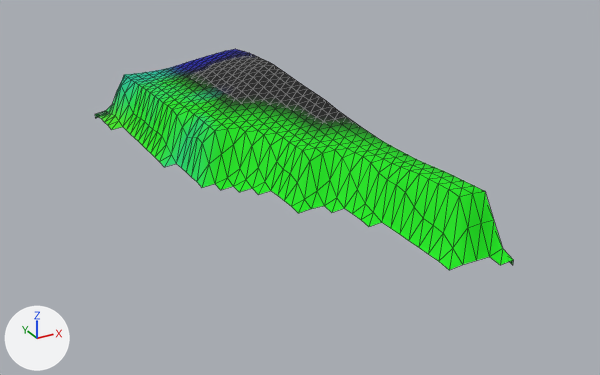
Renders of the glTF model dushanbe_city/assets/terrain/coast_-800_400_400.glb from each side of a commit.
Rendered twice from a camera (50 mm lens) standing at (-528.5, -684.4, 92.4) and looking at (-425.8, -497.8, -0.9). Lighting does not change. The marker at lower left points along +X, +Y and +Z. The older version comes first. Mesh edges are drawn as thin lines. Vertices at exactly the same position are counted once.

Script lines for the objects in view, before the commit:
```python
me_terrain = bpy.data.meshes.new('terrain')
me_terrain.from_pydata(...)  # 480 vertices, 848 faces; spans x 144.0..200.0, y 44.0..200.0, z -5.0..15.0
me_terrain.materials.append(mat_terrain)
ob_terrain = bpy.data.objects.new('terrain', me_terrain)
ob_terrain.location = (-600.0, -600.0, 0.0)
```
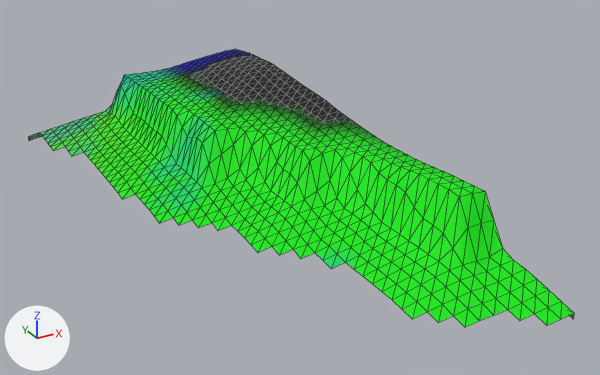
What changed in the scene script:
```text
Change me_terrain:
    used by ob_terrain; location = (-600.0, -600.0, 0.0)
    remove me_terrain.from_pydata(...)  # 480 vertices, 848 faces; spans x 144.0..200.0, y 44.0..200.0, z -5.0..15.0
    add me_terrain.from_pydata(...)  # 714 vertices, 1296 faces; spans x 120.0..200.0, y 24.0..200.0, z -9.0..15.0
    me_terrain part 1
    25 faces are deleted
    29 vertices are added at x 120.0..200.0, y 24.0..200.0, z -9.0..-3.0
    54 new vertices lie (-4.0, -4.0, -1.0) away from vertices in x 144.0..200.0, y 44.0..200.0, z -3.0
    37 new vertices lie (-4.0, -4.0, -1.0) away from vertices in x 140.0..196.0, y 40.0..184.0, z -4.0
    33 new vertices lie (-4.0, -4.0, -1.0) away from vertices in x 136.0..192.0, y 36.0..180.0, z -5.0
    31 new vertices lie (-4.0, 0.0, -1.0) away from vertices in x 132.0..192.0, y 32.0..200.0, z -6.0..-3.0
    26 new vertices lie (-4.0, 0.0, 0.0) away from vertices in x 132.0..184.0, y 32.0..200.0, z -7.0..-4.0
    15 new vertices lie (-4.0, 0.0, -1.0) away from vertices in x 132.0..140.0, y 124.0..200.0, z -6.0..-4.0
    9 new vertices lie (-4.0, 0.0, -1.0) away from vertices in x 128.0..136.0, y 156.0..200.0, z -7.0..-5.0
    473 new faces join them
```

Pixel boxes (x1, y1, x2, y2) of what changed, in the pictures (600 x 375 px):
'terrain', reshaped (31% wider, 26% taller)
    before: (95, 49, 513, 270)
    after: (28, 49, 574, 327)
part 1 of me_terrain, built on (green)
    after: (28, 111, 574, 327)
